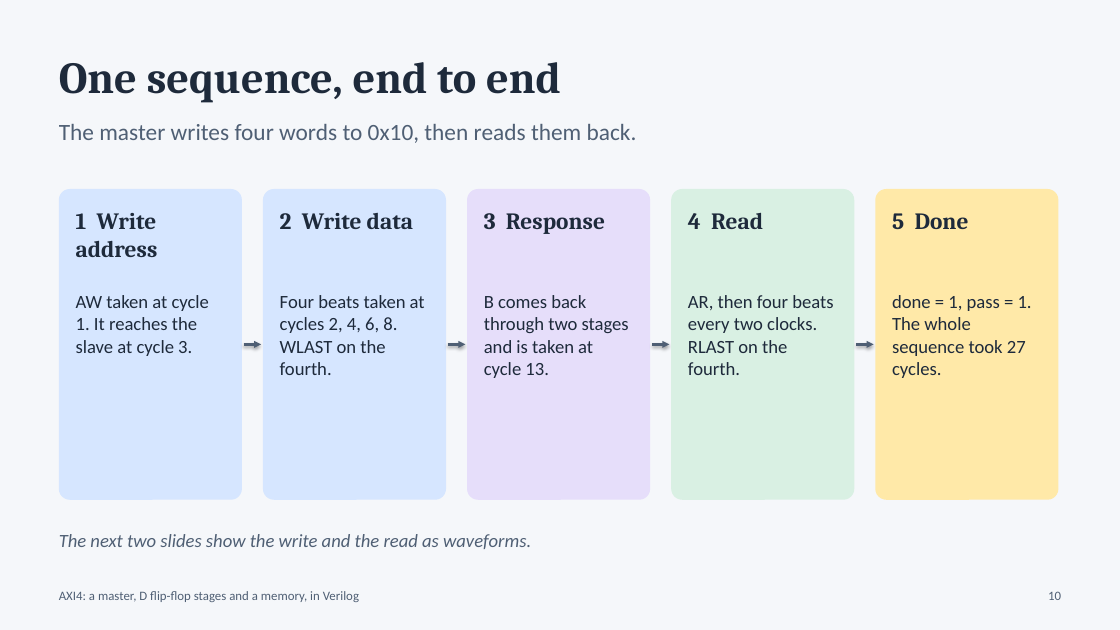
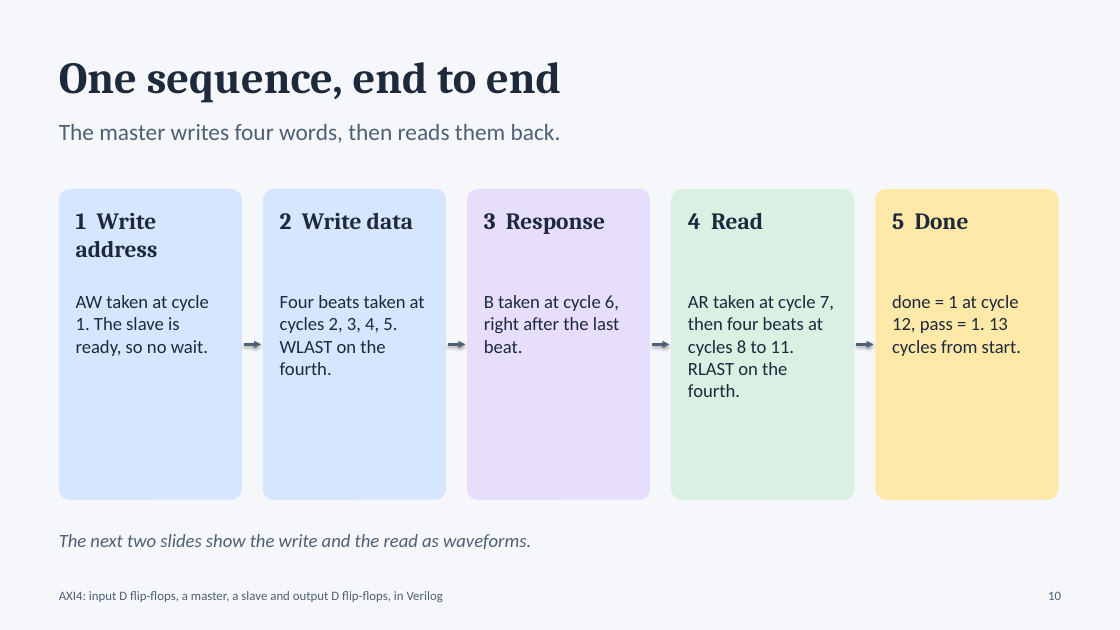
Before and after one commit to Moksha2709/Axi4_FPGA_Implementation, a slide deck: slide 10 of docs/AXI4_Viva_Presentation.pptx. Drawn at 1120x630 pixels with LibreOffice and Linux fonts; fonts in the diff are those of the drawing. Boxes give left, top, right and bottom in pixels: in the first picture for what was removed or moved away, otherwise in the second. Text is boxed around its words. In the diff, an @@ line names an element or a change of style, - is before the commit and + after.

```diff
--- a/docs/AXI4_Viva_Presentation.pptx
+++ b/docs/AXI4_Viva_Presentation.pptx
@@ text at (x1=59, y1=124, x2=561, y2=143): text changed @@
-The master writes four words to 0x10, then reads them back.
+The master writes four words, then reads them back.
@@ text at (x1=76, y1=295, x2=209, y2=356): text changed @@
-AW taken at cycle 1. It reaches the slave at cycle 3.
+AW taken at cycle 1. The slave is ready, so no wait.
@@ text at (x1=280, y1=295, x2=425, y2=375): text changed @@
-Four beats taken at cycles 2, 4, 6, 8. WLAST on the fourth.
+Four beats taken at cycles 2, 3, 4, 5. WLAST on the fourth.
@@ text at (x1=484, y1=295, x2=619, y2=353): text changed @@
-B comes back through two stages and is taken at cycle 13.
+B taken at cycle 6, right after the last beat.
@@ text at (x1=688, y1=295, x2=834, y2=397): text changed @@
-AR, then four beats every two clocks. RLAST on the fourth.
+AR taken at cycle 7, then four beats at cycles 8 to 11. RLAST on the fourth.
@@ text at (x1=892, y1=295, x2=1021, y2=356): text changed @@
-done = 1, pass = 1. The whole sequence took 27 cycles.
+done = 1 at cycle 12, pass = 1. 13 cycles from start.
@@ text at (x1=59, y1=591, x2=443, y2=602): text changed @@
-AXI4: a master, D flip-flop stages and a memory, in Verilog
+AXI4: input D flip-flops, a master, a slave and output D flip-flops, in Verilog
```
Also in this commit, not shown: 15 other slides changed, 8 other files.
